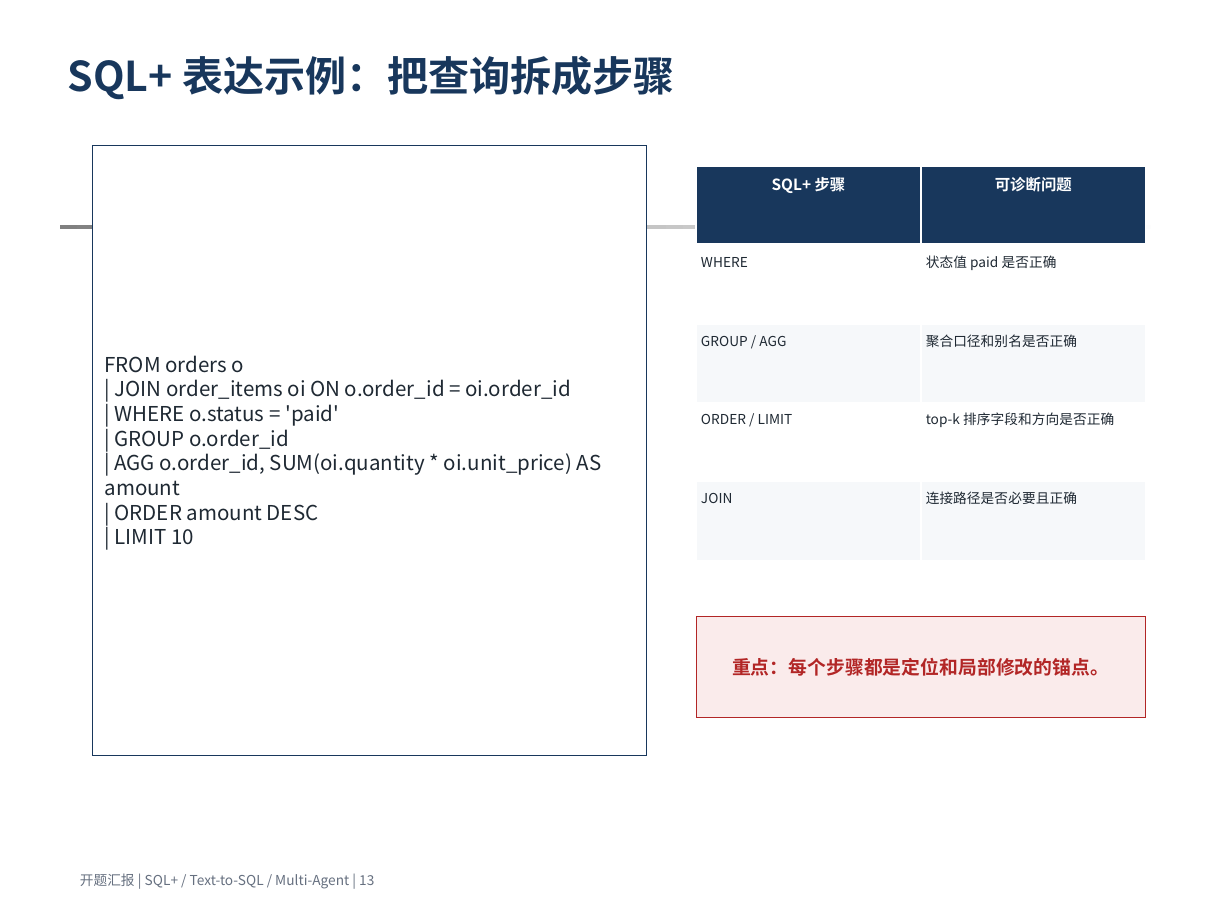
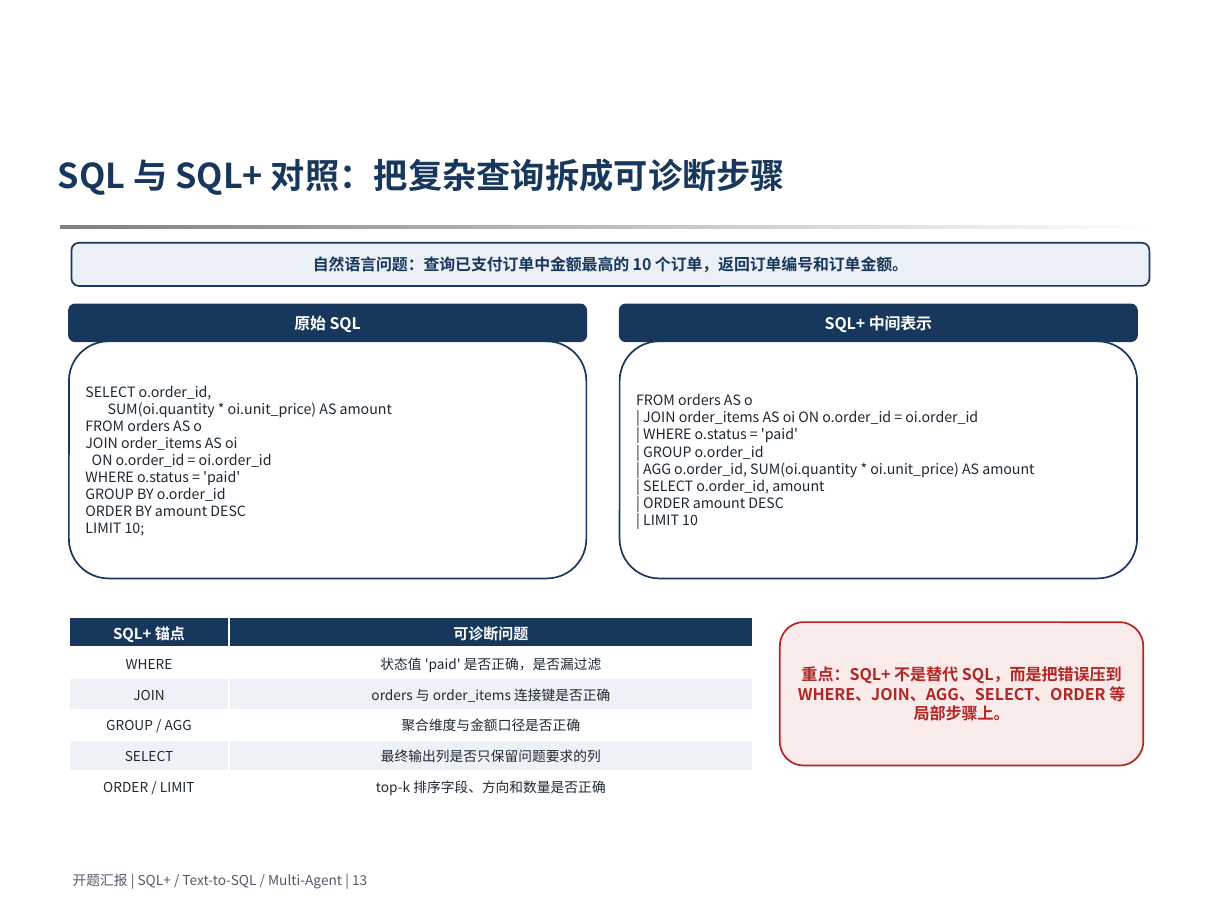
Before and after one commit to 3444374/nl2sql, a slide deck: slide 13 of docs/opening/opening_ppt_template_version_v4.pptx. Drawn at 1232x924 pixels with LibreOffice and Linux fonts; fonts in the diff are those of the drawing; background and template pictures are left out. Boxes give left, top, right and bottom in pixels: in the first picture for what was removed or moved away, otherwise in the second. Text is boxed around its words. In the diff, an @@ line names an element or a change of style, - is before the commit and + after.

```diff
--- a/docs/opening/opening_ppt_template_version_v4.pptx
+++ b/docs/opening/opening_ppt_template_version_v4.pptx
@@ text at [58,158,785,195]: text changed; size 24 to 20 pt @@
-SQL+ 表达示例：把查询拆成步骤
+SQL 与 SQL+ 对照：把复杂查询拆成可诊断步骤
@@ table removed at [696,166,1145,561], 5 rows, 2 columns @@
-SQL+ 步骤 | 可诊断问题
-WHERE | 状态值 paid 是否正确
-GROUP / AGG | 聚合口径和别名是否正确
-ORDER / LIMIT | top-k 排序字段和方向是否正确
-JOIN | 连接路径是否必要且正确
@@ rounded rectangle added at [71,243,1149,286], fill #EBF0F6, outline #18375C 1 pt, 9.3 pt, text #18375C, bold @@
+自然语言问题：查询已支付订单中金额最高的 10 个订单，返回订单编号和订单金额。
@@ rounded rectangle added at [69,304,586,341], fill #18375C, outline #18375C 1 pt, 9.3 pt, text #FFFFFF, bold @@
+原始 SQL
@@ rounded rectangle added at [620,304,1137,341], fill #18375C, outline #18375C 1 pt, 9.3 pt, text #FFFFFF, bold @@
+SQL+ 中间表示
@@ rounded rectangle added at [69,341,586,578], fill #FFFFFF, outline #18375C 1 pt, 8.3 pt, text #1F2933 @@
+SELECT o.order_id,
+SUM(oi.quantity * oi.unit_price) AS amount
+FROM orders AS o
+JOIN order_items AS oi
+ON o.order_id = oi.order_id
+WHERE o.status = 'paid'
+GROUP BY o.order_id
+ORDER BY amount DESC
+LIMIT 10;
@@ rounded rectangle "FROM orders AS o | ...": place and size @@
-rounded rectangle "FROM orders AS o | ..." at [92,145,647,755]
+rounded rectangle "FROM orders AS o | ..." at [620,341,1137,578]
@@ rounded rectangle "FROM orders AS o | ..." at [620,341,1137,578]: rectangle to rounded rectangle; outline #18375C 0.5 pt to #18375C 1 pt @@
@@ text in rounded rectangle at [636,393,1034,525]: text changed; size 12 to 8.3 pt @@
-FROM orders o
-| JOIN order_items oi ON o.order_id = oi.order_id
-| WHERE o.status = 'paid'
-| GROUP o.order_id
-| AGG o.order_id, SUM(oi.quantity * oi.unit_price) AS amount
-| ORDER amount DESC
-| LIMIT 10
+FROM orders AS o
+| JOIN order_items AS oi ON o.order_id = oi.order_id
+| WHERE o.status = 'paid'
+| GROUP o.order_id
+| AGG o.order_id, SUM(oi.quantity * oi.unit_price) AS amount
+| SELECT o.order_id, amount
+| ORDER amount DESC
+| LIMIT 10
@@ table added at [69,617,753,802], 6 rows, 2 columns @@
+SQL+ 锚点 | 可诊断问题
+WHERE | 状态值 'paid' 是否正确，是否漏过滤
+JOIN | orders 与 order_items 连接键是否正确
+GROUP / AGG | 聚合维度与金额口径是否正确
+SELECT | 最终输出列是否只保留问题要求的列
+ORDER / LIMIT | top-k 排序字段、方向和数量是否正确
@@ rectangle removed at [696,616,1146,717] @@
-重点：每个步骤都是定位和局部修改的锚点。
@@ rounded rectangle added at [780,622,1143,765], fill #FAEBEB, outline #B22626 1 pt, 9.4 pt, text #B22626, bold @@
+重点：SQL+ 不是替代 SQL，而是把错误压到 WHERE、JOIN、AGG、SELECT、ORDER 等局部步骤上。
@@ text "开题汇报 | SQL+ / Text-to-SQL ..." at [73,873,367,889]: text colour #667080 to #525C69 @@
```
Also in this commit, not shown: 20 other slides changed, 4 slides added, 4 slides removed, 36 other files.
